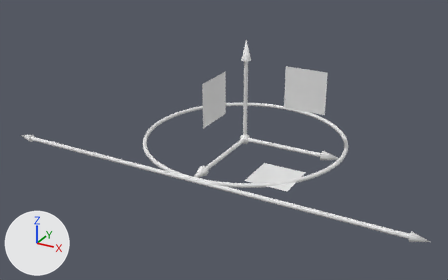
A saved change to the glTF model data/handle.glb.
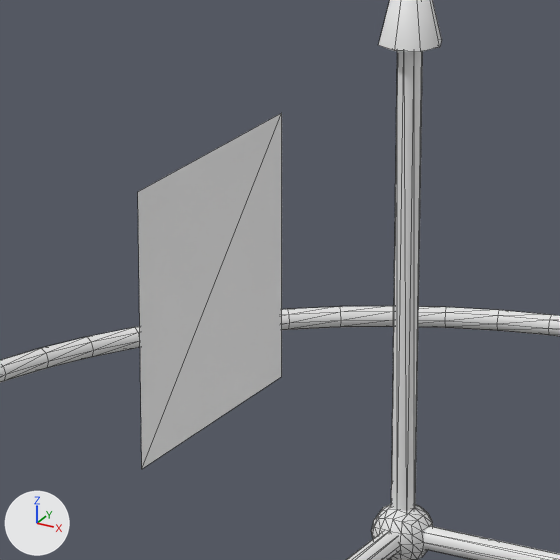
The first picture shows the older version from a 50 mm camera at (2.52, -5.01, 2.44) aimed at (-0.09, -0.27, 0.07). The close-ups show both versions on the part from 40% to 60% of the width and 19% to 51% of the height of that picture; other places that the commit changed are outside them. Every picture has the same lights, and +X, +Y and +Z are marked at lower left. The close-ups show mesh edges as thin lines. Vertices at the same position are counted once.

Script lines for the objects in view, before the commit:
```python
me_circle_005 = bpy.data.meshes.new('Circle.005')
me_circle_005.from_pydata(...)  # 16 vertices, 16 faces; spans x -0.02..0.02, y -0.8..0.0, z -0.02..0.02
me_circle_006 = bpy.data.meshes.new('Circle.006')
me_circle_006.from_pydata(...)  # 98 vertices, 192 faces; spans x -0.05..0.05, y -0.05..0.05, z -0.05..0.05
me_plane_001 = bpy.data.meshes.new('Plane.001')
me_plane_001.from_pydata([(0.0, -0.8, 0.4), (0.0, -0.4, 0.4), (0.0, -0.8, 0.8), (0.0, -0.4, 0.8)], [], [(3, 2, 0), (3, 0, 1)])
ob_axisz = bpy.data.objects.new('AxisZ', me_circle_005)
ob_axisz.location = (0.0, 0.0, 0.0)
ob_planex = bpy.data.objects.new('PlaneX', me_plane_001)
ob_planex.location = (0.0, 0.0, 0.0)
ob_sphere = bpy.data.objects.new('Sphere', me_circle_006)
ob_sphere.location = (0.0, 0.0, 0.0)
# also in view: 'AxisX' at (0.4, 0.0, 0.0); 'Circle' at (0.0, 0.0, 0.0); 'AxisY' at (0.0, 0.0, 0.4); 'ArrowY' at (0.0, 0.0, 0.9)
```
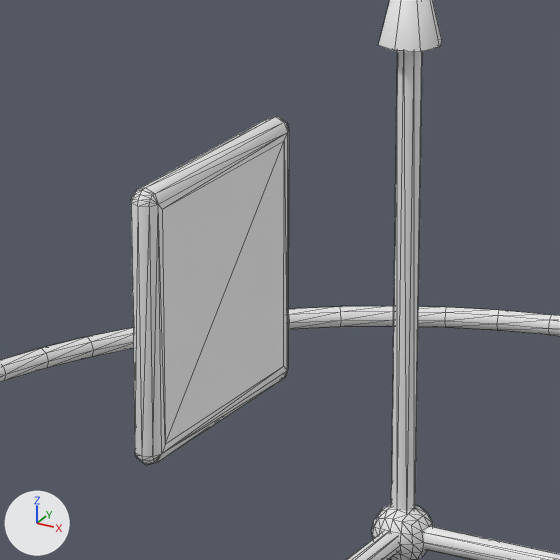
What differs and where, as boxes [x1, y1, x2, y2] in the close-ups (560 x 560 px):
'PlaneX', reshaped (10% wider)
    before: [138, 113, 282, 469]
    after: [131, 116, 289, 465]
part 1 of me_plane_001, built on
    before: [138, 113, 282, 469]
    after: [131, 116, 289, 465]

Patch to the scene script:
```diff
--- a/data/handle.glb.py
+++ b/data/handle.glb.py
@@ me_plane_001 @@
 # used by ob_planex; location = (0.0, 0.0, 0.0)
-me_plane_001.from_pydata(...)  # 4 vertices, 2 faces; spans x 0.0, y -0.8..-0.4, z 0.4..0.8
+me_plane_001.from_pydata(...)  # 76 vertices, 148 faces; spans x -0.02..0.02, y -0.8..-0.4, z 0.4..0.8
+# me_plane_001 part 1: 4 vertices removed from x 0.0, y -0.8..-0.4, z 0.4..0.8; 76 vertices added at x -0.02..0.02, y -0.8..-0.4, z 0.4..0.8
+# me_plane_001 part 2: the surface is now shaded smooth
```
